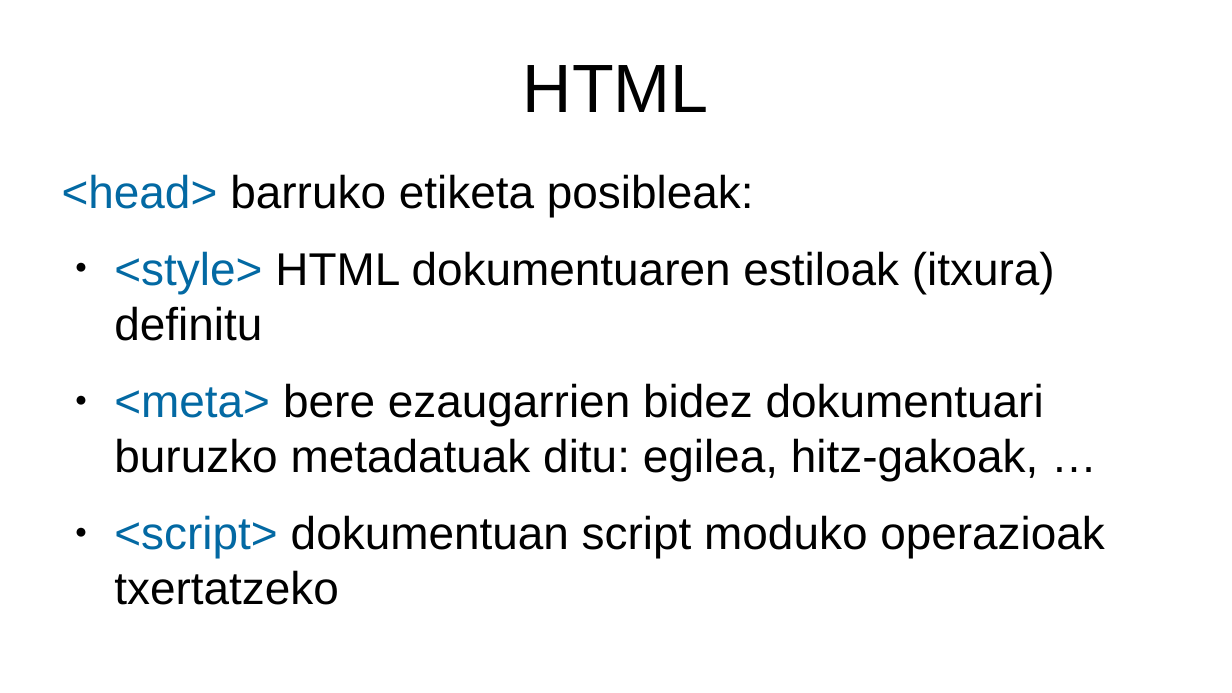
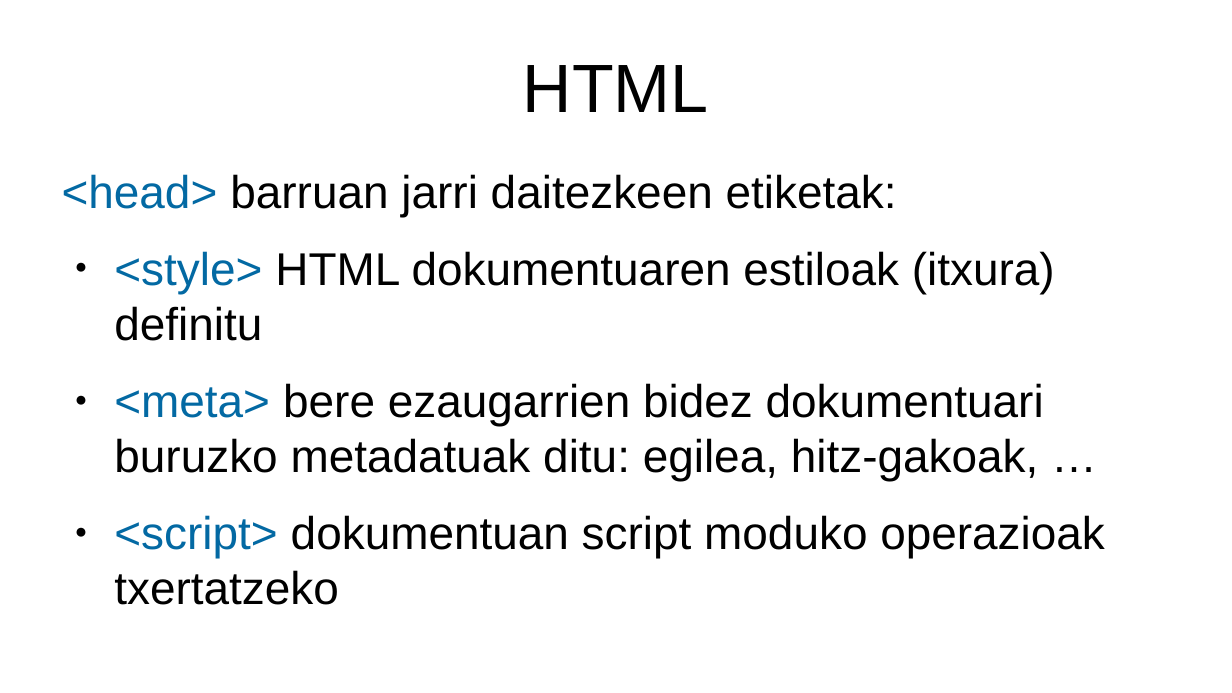
Before and after one commit to mikel-egana-aranguren/EHU-ISSKS-31, a slide deck: slide 9 of WebSistemak/WebSistemak.odp. Drawn at 1232x693 pixels with LibreOffice and Linux fonts; fonts in the diff are those of the drawing; background and template pictures are left out. Boxes give left, top, right and bottom in pixels: in the first picture for what was removed or moved away, otherwise in the second. Text is boxed around its words. In the diff, an @@ line names an element or a change of style, - is before the commit and + after.

```diff
--- a/WebSistemak/WebSistemak.odp
+++ b/WebSistemak/WebSistemak.odp
@@ text at (62,174,897,216): text changed @@
-<head> barruko etiketa posibleak:
+<head> barruan jarri daitezkeen etiketak:
```
Also in this commit, not shown: 34 other slides changed, 15 slides added, 15 slides removed, 24 other files.
